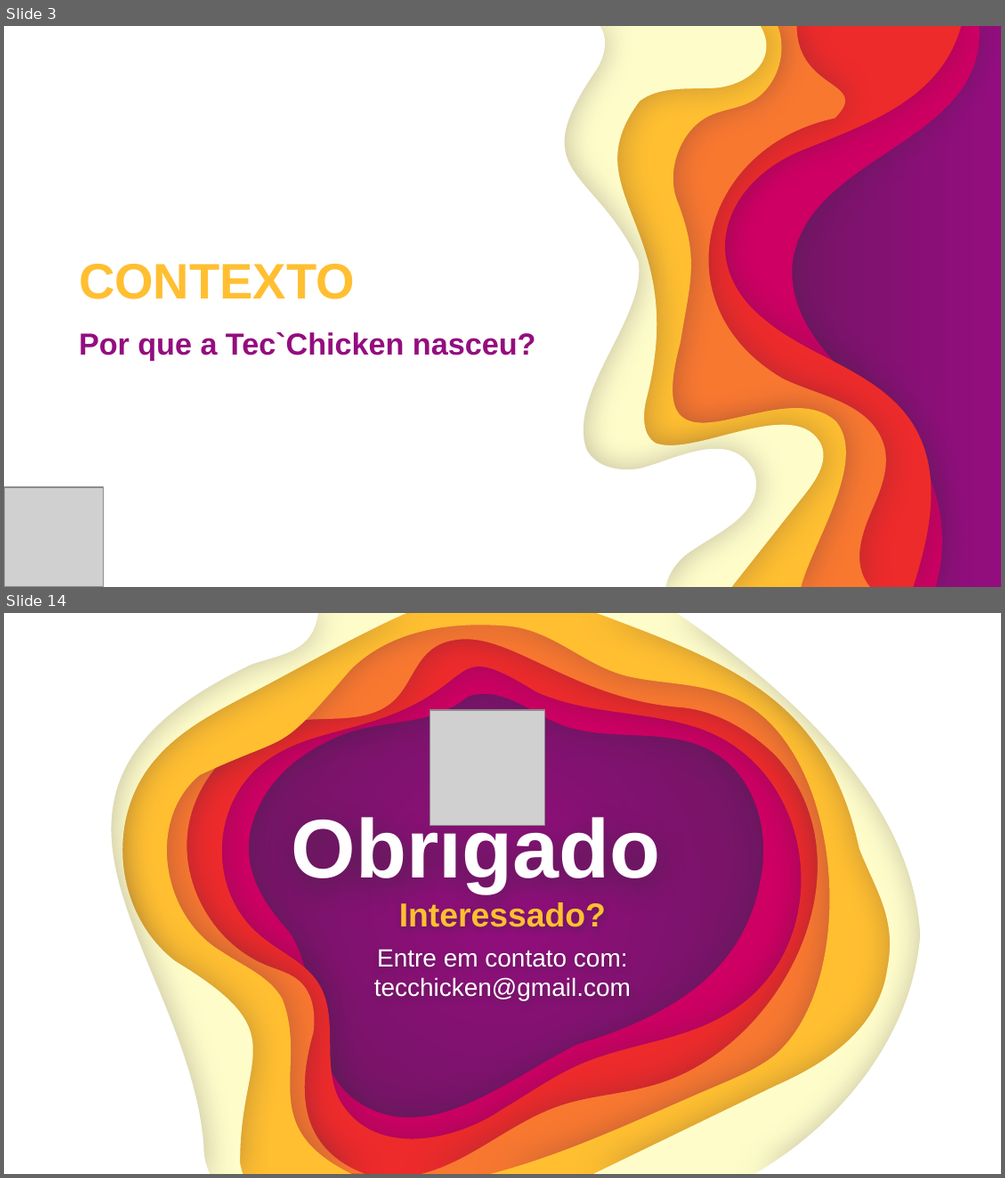
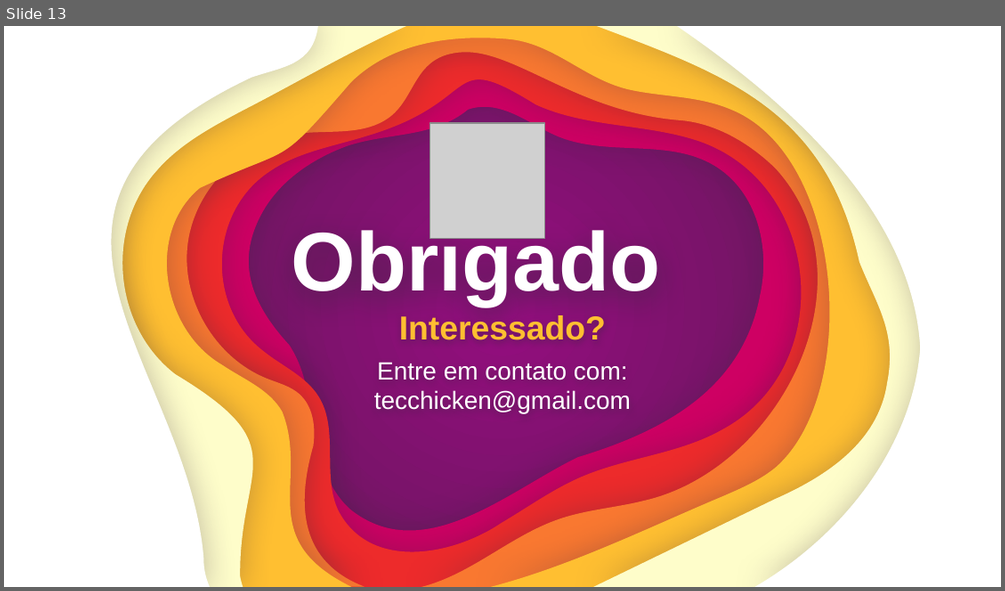
Before and after one commit to GustavoQuaresma/TECCHICKEN-DOCUMENTACAO, a slide deck: SPRINT2/slide pi.pptx. Shown one above the other, each under a label of ours: slides 3 and 14 before the commit, slide 13 after it; the slides between them are not shown. The pictures are 1005x1178 and 1005x591 pixels, drawn with LibreOffice and Linux fonts; fonts in the diff are those of the drawing; grey boxes stand for pictures. Boxes give left, top, right and bottom in pixels: in the first picture for what was removed or moved away, otherwise in the second. Text is boxed around its words. In the diff, an @@ line names an element or a change of style, - is before the commit and + after.

```diff
--- a/SPRINT2/slide pi.pptx
+++ b/SPRINT2/slide pi.pptx
@@ slide 3 removed at (4, 26, 1001, 587), background gradient #940D7F to #5E1B53 @@
@@ group removed at (4, 26, 979, 586): 6 freeform shapes @@
@@ title removed at (79, 264, 355, 299) @@
-CONTEXTO
@@ subtitle removed at (79, 332, 536, 361) @@
-Por que a Tec`Chicken nasceu?
@@ picture removed at (4, 488, 104, 587) @@
@@ what was slide 14 is now slide 13 @@
```
Also in this commit, not shown: 4 slides changed, 7 slides added, 10 other slides removed, 2 other files.
